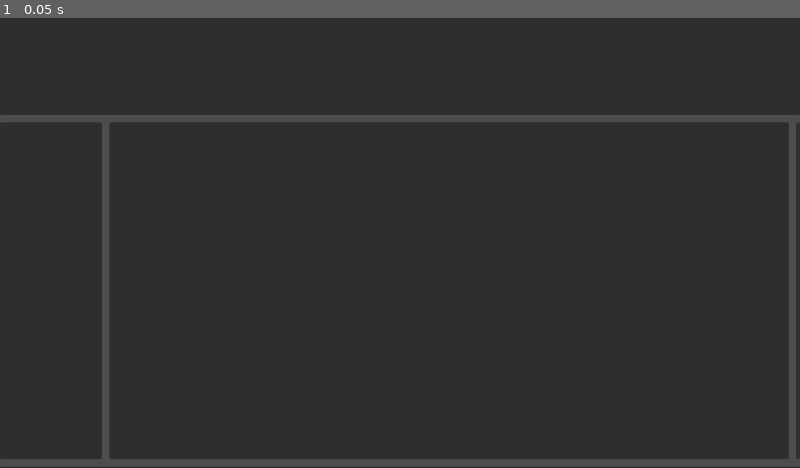
Above: before the commit, frame 1.
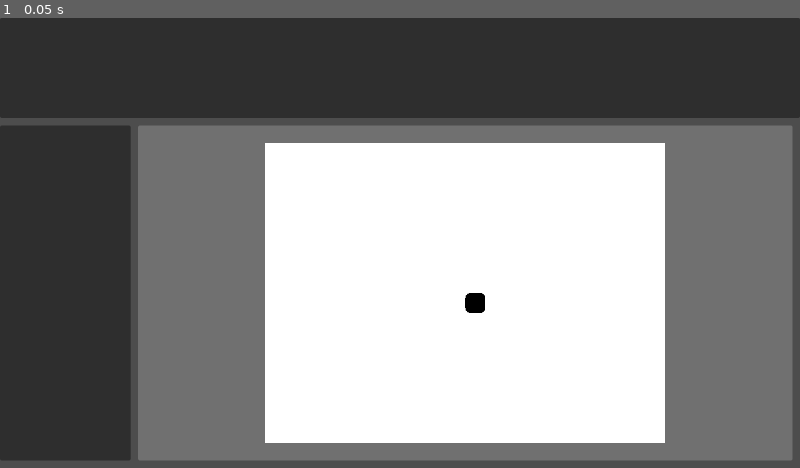
Above: after the commit, the same moment.

Repository: Roojigger/Redeck-Concord
Game: Godot game, scene res://Editor/Editor.tscn
The game is run twice, just before and just after one commit, with the same random seed, the same clock (stepped at 60 frames per second) and the same inputs.
Inputs:
- Up to frame 1 (0.05 s): no input

The runs differ from the first frame. In frame 1, 64% of the frame differs, in the area x 0-100%, y 21-100%.
Error after the commit: Parse Error: Cannot find member "slide" in base "Document". (res://Editor/Control.gd:45)

Commit message:
Begin to implemnt selection

Diff:
--- /dev/null
+++ b/DefaultTheme.tres
@@ -0,0 +1,3 @@
+[gd_resource type="Theme" format=3 uid="uid://cko53jc18wf0n"]
+
+[resource]
--- a/Editor/BaseDefines.gd
+++ b/Editor/BaseDefines.gd
@@ -1,10 +1,17 @@
 class_name Editor
-extends Object
 
-class SlideObject: # base class for all objects e.g shape, image, textbox
-	var z_index  : int
-	var rect     : Rect2i
-	var rotation : float
+@abstract class SlideObject: # abstract base class for all objects e.g shape, image, textbox
+	var z_index  : int    = 0
+	var rect     : Rect2i = Rect2i(0,0,32,32)
+	var rotation : float  = 0
+
+	var outline  : Outline
+
+	class Outline:
+		var width : int   = 0
+		var color : Color = Color.TRANSPARENT
+
+	@abstract func draw(screen : Node2D) -> void
 
 class Slide:
 	var objects : Array[SlideObject]
--- /dev/null
+++ b/Editor/Control.gd
@@ -0,0 +1,55 @@
+extends Control
+
+@onready var slide_root: Node2D = $%"Slide Root"
+
+var zoom: float = 1.0
+var min_zoom: float = 0.1
+var max_zoom: float = 8.0
+
+var panning: bool = false
+var pan_last_mouse: Vector2
+
+func _gui_input(event: InputEvent) -> void:
+	if event is InputEventMouseButton:
+		if event.button_index == MOUSE_BUTTON_WHEEL_UP and event.pressed:
+			_zoom_at(1.1, event.position)
+		elif event.button_index == MOUSE_BUTTON_WHEEL_DOWN and event.pressed:
+			_zoom_at(1.0 / 1.1, event.position)
+		elif event.button_index == MOUSE_BUTTON_MIDDLE:
+			panning = event.pressed
+			pan_last_mouse = event.position
+		elif event.button_index == MOUSE_BUTTON_LEFT:
+			_try_select_at(event.position)
+		elif event.button_index == MOUSE_BUTTON_RIGHT:
+			handle_rmb(event)
+
+	elif event is InputEventMouseMotion and panning:
+		var delta = event.position - pan_last_mouse
+		slide_root.position += delta
+		pan_last_mouse = event.position
+
+func _zoom_at(factor: float, screen_point: Vector2) -> void:
+	var new_zoom = clamp(zoom * factor, min_zoom, max_zoom)
+	factor = new_zoom / zoom  # actual applied factor after clamping
+	zoom = new_zoom
+
+	# Keep the point under the cursor fixed in place while zooming
+	var local_point = screen_point - slide_root.position
+	slide_root.position -= local_point * (factor - 1.0)
+	slide_root.scale *= factor
+
+
+func _try_select_at(screen_point: Vector2) -> void:
+	var local_point = slide_root.to_local(screen_point)
+	var hit: Editor.SlideObject = null
+	for obj in Document.slide.get_objects_reversed():
+		if obj.get_bounds_rect().has_point(local_point):
+			hit = obj
+			break
+	if hit:
+		selection.select(hit, Input.is_key_pressed(KEY_SHIFT))
+	else:
+		selection.deselect_all()
+
+func  handle_rmb(event):
+	pass
--- a/Editor/Editor.tscn
+++ b/Editor/Editor.tscn
@@ -1,8 +1,18 @@
 [gd_scene format=3 uid="uid://6x1b4mctd5ut"]
 
 [ext_resource type="Script" uid="uid://dpqwknbvh61in" path="res://Editor/editor.gd" id="1_rh0xm"]
+[ext_resource type="Theme" uid="uid://cko53jc18wf0n" path="res://DefaultTheme.tres" id="2_mauyw"]
+[ext_resource type="Script" uid="uid://bu2gy001fl5qx" path="res://Editor/Control.gd" id="2_ue5br"]
 
-[node name="EditorRoot" type="Control" unique_id=428774054]
+[sub_resource type="StyleBoxFlat" id="StyleBoxFlat_ue5br"]
+bg_color = Color(0.43904907, 0.43904915, 0.43904895, 1)
+corner_radius_top_left = 3
+corner_radius_top_right = 3
+corner_radius_bottom_right = 3
+corner_radius_bottom_left = 3
+corner_detail = 9
+
+[node name="Editor" type="Control" unique_id=428774054]
 layout_mode = 3
 anchors_preset = 15
 anchor_right = 1.0
@@ -18,16 +28,15 @@
 anchor_bottom = 1.0
 grow_horizontal = 2
 grow_vertical = 2
-split_offsets = PackedInt32Array(-160, -2)
+split_offsets = PackedInt32Array(0, 10)
 drag_area_highlight_in_editor = true
-split_offset = -160
 
-[node name="Control" type="Control" parent="VSplitContainer" unique_id=1082802367]
+[node name="Toolbar" type="Control" parent="VSplitContainer" unique_id=1082802367]
 layout_mode = 2
 size_flags_vertical = 3
-size_flags_stretch_ratio = 1.66
+size_flags_stretch_ratio = 0.3
 
-[node name="Toolbar" type="HBoxContainer" parent="VSplitContainer/Control" unique_id=794281343]
+[node name="Tools" type="HBoxContainer" parent="VSplitContainer/Toolbar" unique_id=794281343]
 layout_mode = 1
 anchors_preset = 15
 anchor_right = 1.0
@@ -37,7 +46,7 @@
 size_flags_vertical = 3
 size_flags_stretch_ratio = 0.6
 
-[node name="Panel" type="Panel" parent="VSplitContainer/Control" unique_id=1633176109]
+[node name="Panel" type="Panel" parent="VSplitContainer/Toolbar" unique_id=1633176109]
 layout_mode = 1
 anchors_preset = 15
 anchor_right = 1.0
@@ -48,16 +57,15 @@
 [node name="MainSplit" type="HSplitContainer" parent="VSplitContainer" unique_id=1030596540]
 layout_mode = 2
 size_flags_vertical = 3
-size_flags_stretch_ratio = 2.0
-split_offsets = PackedInt32Array(0, -6)
+split_offsets = PackedInt32Array(0, 10)
 drag_area_highlight_in_editor = true
 
-[node name="Control" type="Control" parent="VSplitContainer/MainSplit" unique_id=1344361148]
+[node name="SidesPanel" type="Control" parent="VSplitContainer/MainSplit" unique_id=1344361148]
 layout_mode = 2
 size_flags_horizontal = 3
-size_flags_stretch_ratio = 0.3
+size_flags_stretch_ratio = 0.2
 
-[node name="SidesPanel" type="VBoxContainer" parent="VSplitContainer/MainSplit/Control" unique_id=158130418]
+[node name="Sides" type="VBoxContainer" parent="VSplitContainer/MainSplit/SidesPanel" unique_id=158130418]
 layout_mode = 1
 anchors_preset = 15
 anchor_right = 1.0
@@ -67,7 +75,7 @@
 size_flags_horizontal = 3
 size_flags_stretch_ratio = 0.6
 
-[node name="Panel" type="Panel" parent="VSplitContainer/MainSplit/Control" unique_id=824674863]
+[node name="Panel" type="Panel" parent="VSplitContainer/MainSplit/SidesPanel" unique_id=824674863]
 layout_mode = 1
 anchors_preset = 15
 anchor_right = 1.0
@@ -76,9 +84,9 @@
 grow_vertical = 2
 
 [node name="CanvasArea" type="Control" parent="VSplitContainer/MainSplit" unique_id=286762688]
+clip_contents = true
 layout_mode = 2
 size_flags_horizontal = 3
-size_flags_stretch_ratio = 2.0
 
 [node name="Panel" type="Panel" parent="VSplitContainer/MainSplit/CanvasArea" unique_id=754304267]
 layout_mode = 1
@@ -87,6 +95,20 @@
 anchor_bottom = 1.0
 grow_horizontal = 2
 grow_vertical = 2
+theme = ExtResource("2_mauyw")
+theme_type_variation = &"SlideBackGnd"
+theme_override_styles/panel = SubResource("StyleBoxFlat_ue5br")
+script = ExtResource("2_ue5br")
+
+[node name="Slide Root" type="Node2D" parent="VSplitContainer/MainSplit/CanvasArea" unique_id=1179952761]
+unique_name_in_owner = true
+position = Vector2(523.5, 268)
+
+[node name="Background" type="Polygon2D" parent="VSplitContainer/MainSplit/CanvasArea/Slide Root" unique_id=683571948]
+position = Vector2(-320, -240)
+scale = Vector2(640, 480)
+polygon = PackedVector2Array(0, 0, 1, 0, 1, 1, 0, 1)
+uv = PackedVector2Array(-168, -32, -168, -23.999998, -160.00002, -23.999998, -160.00002, -32)
 
 [node name="PropertiesPanel" type="Control" parent="VSplitContainer/MainSplit" unique_id=1271562344]
 layout_mode = 2
--- /dev/null
+++ b/Editor/Objects/Shape.gd
@@ -0,0 +1,59 @@
+class_name Shape
+extends Editor.SlideObject
+
+var shape    : Shapes
+var fill_col : Color
+
+var factor : float = .5 # controls shapes specsific factor, such as corner rounding, should be [0-1]
+
+enum Shapes {
+	rectangle,
+	ellipse,
+	rounded_rect,
+}
+
+var _node_ref : Polygon2D
+
+func draw(screen : Node2D) -> void:
+	if not _node_ref:
+		_node_ref = Polygon2D.new()
+		screen.add_child(_node_ref)
+
+	_node_ref.position = rect.position
+
+	_node_ref.color = fill_col
+
+	var points : PackedVector2Array = PackedVector2Array()
+
+	var res = 32
+	match shape:
+		Shapes.rectangle:
+			points.append(Vector2(0,          0          ))
+			points.append(Vector2(rect.size.x,0          ))
+			points.append(Vector2(rect.size.x,rect.size.y))
+			points.append(Vector2(0,          rect.size.y))
+		Shapes.ellipse:
+			for i in range(res):
+				var theta = i / float(res) * 2*PI
+				points.append(Vector2.from_angle(theta)*Vector2(rect.size))
+		Shapes.rounded_rect:
+			# radius in real pixels, capped so it can't exceed half the shorter side
+			var radius = clamp(factor, 0.0, 1.0) * 0.5 * min(rect.size.x, rect.size.y)
+
+			var corners = [
+				Vector2(radius, radius),
+				Vector2(rect.size.x - radius, radius),
+				Vector2(rect.size.x - radius, rect.size.y - radius),
+				Vector2(radius, rect.size.y - radius),
+			]
+			var start_angles = [PI, -PI/2, 0.0, PI/2]
+
+			for i in range(4):
+				for s in range(res + 1):
+					var angle = start_angles[i] + (float(s) / res) * (PI / 2)
+					points.append(corners[i] + Vector2(cos(angle), sin(angle)) * radius)
+
+
+		_ : assert(false, "Shape: {}, not in Shapes".format(shape))
+
+	_node_ref.polygon = points;
--- /dev/null
+++ b/Editor/SelectionManager.gd
@@ -0,0 +1,20 @@
+class_name SelectionManager
+extends RefCounted
+
+signal selection_changed(selected: Array[Editor.SlideObject])
+
+var selected: Array[Editor.SlideObject] = []
+
+func select(obj: Editor.SlideObject, additive: bool = false) -> void:
+	if not additive:
+		selected.clear()
+	if obj not in selected:
+		selected.append(obj)
+	selection_changed.emit(selected)
+
+func deselect_all() -> void:
+	selected.clear()
+	selection_changed.emit(selected)
+
+func is_selected(obj: Editor.SlideObject) -> bool:
+	return obj in selected
--- a/Editor/editor.gd
+++ b/Editor/editor.gd
@@ -1,11 +1,18 @@
+class_name Document
 extends Control
 
+var deck : Editor.Deck
+var slide_index : int = 0
+var slide : Editor.Slide:
+	get(): return deck.slides[slide_index]
+	set(value): return
 
-##@export var current_deck : Deck
 
 # Called when the node enters the scene tree for the first time.
 func _ready() -> void:
-	pass # Replace with function body.
+	var shp = Shape.new()
+	shp.shape = Shape.Shapes.rounded_rect
+	shp.draw(get_node("%Slide Root"))
 
 
 # Called every frame. 'delta' is the elapsed time since the previous frame.
Not shown, added: Editor/Control.gd.uid
Not shown, added: Editor/Objects/Shape.gd.uid
Not shown, added: Editor/SelectionManager.gd.uid
